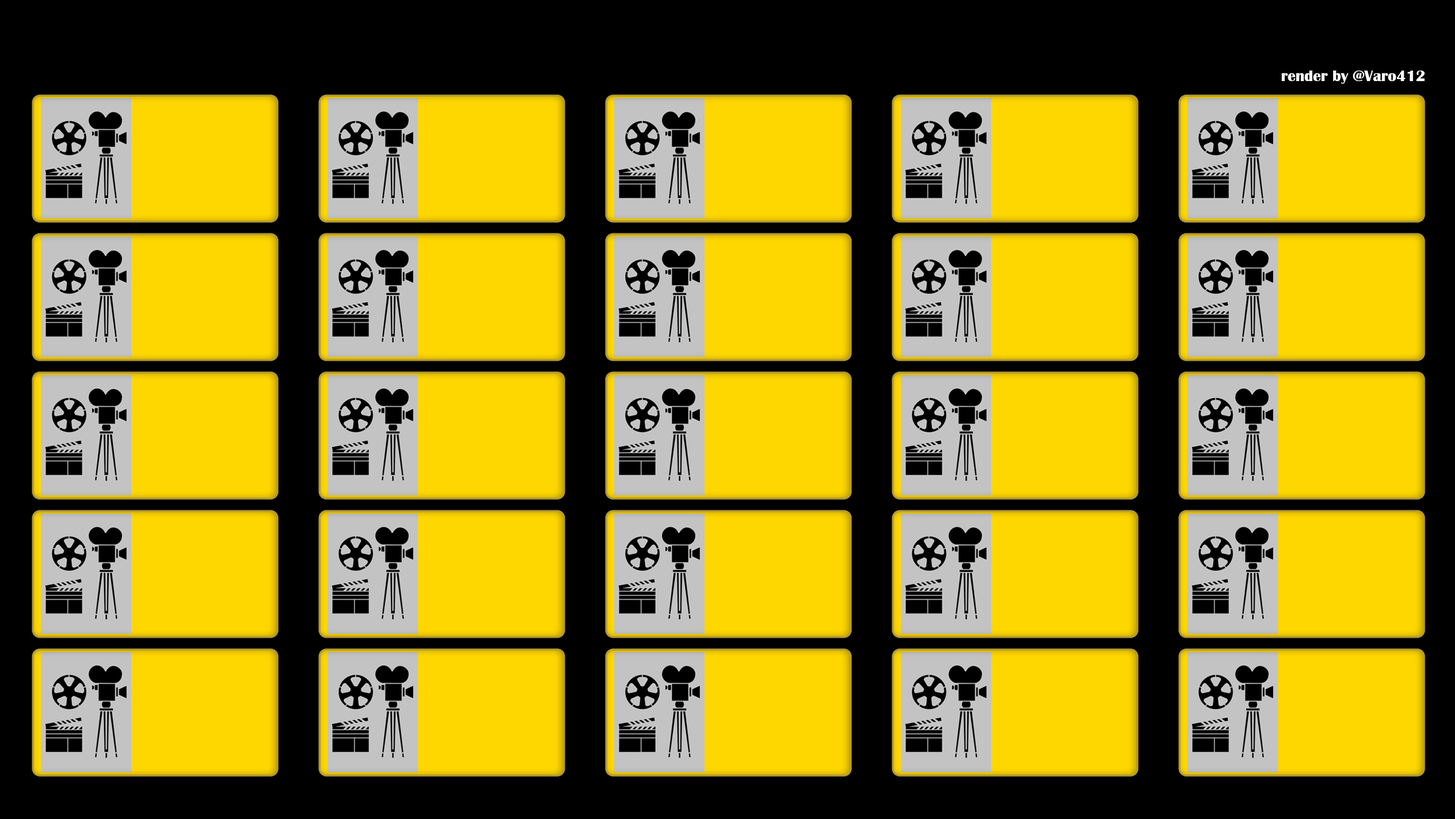
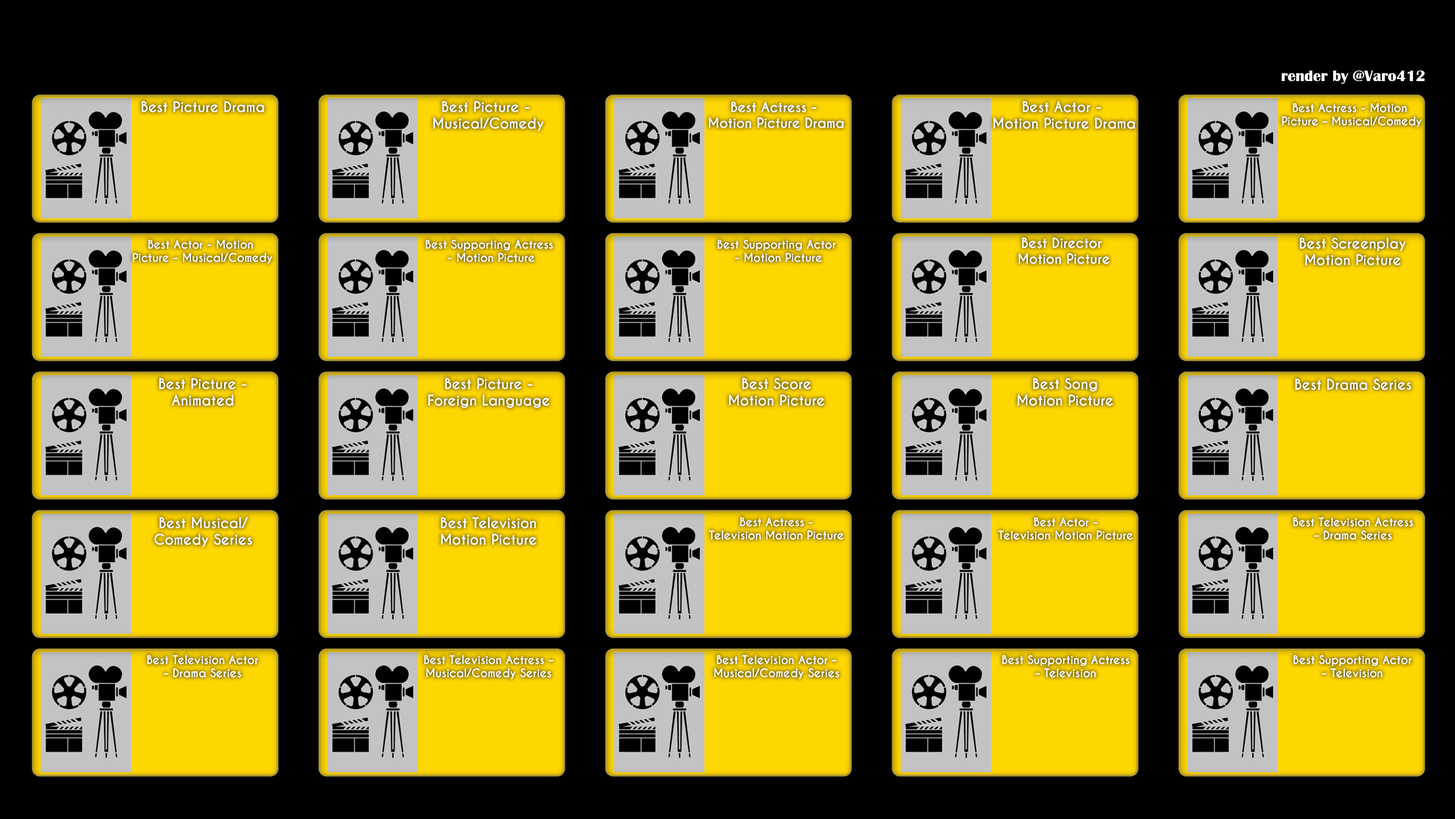
Two versions of the same layered image (1455 x 819). Layer-by-layer changes:
added layer "Best Supporting Actress – Television" in group "Artboard 1" over [left=1002, top=654, right=1130, bottom=678]
added layer "Best Actor - Television Motion Picture" in group "Artboard 1" over [left=998, top=516, right=1134, bottom=540]
added layer "Best Actress - Television Motion Picture" in group "Artboard 1" over [left=709, top=516, right=844, bottom=540]
added layer "Best Television Actor – Musical/Comedy Series" in group "Artboard 1" over [left=714, top=654, right=840, bottom=679]
added layer "Best Television Actress – Musical/Comedy Series" in group "Artboard 1" over [left=423, top=654, right=554, bottom=679]
added layer "Best Actor - Motion Picture – Musical/Comedy" in group "Artboard 1" over [left=132, top=239, right=273, bottom=264]
added layer "Best Actress - Motion Picture – Musical/Comedy" in group "Artboard 1" over [left=1281, top=102, right=1423, bottom=128]
added layer "Best Screenplay Motion Picture" in group "Artboard 1" over [left=1299, top=237, right=1407, bottom=266]
added layer "Best Actor - Motion Picture Drama" in group "Artboard 1" over [left=993, top=100, right=1136, bottom=130]
added layer "Best Actress - Motion Picture Drama" in group "Artboard 1" over [left=708, top=101, right=845, bottom=129]
added layer "Best Picture - Musical/Comedy" in group "Artboard 1" over [left=433, top=100, right=544, bottom=132]
added layer "Best Musical/ Comedy Series" in group "Artboard 1" over [left=154, top=516, right=253, bottom=548]
added layer "Best Picture - Foreign Language" in group "Artboard 1" over [left=428, top=377, right=550, bottom=408]
renamed "Best Actress (Motion Drama)" to "Best Picture - Animated", showed it, painted on it over [left=149, top=377, right=263, bottom=410]
moved "f2" above "f1" over [left=320, top=96, right=564, bottom=775]
…and 11 more changes (11 added)
